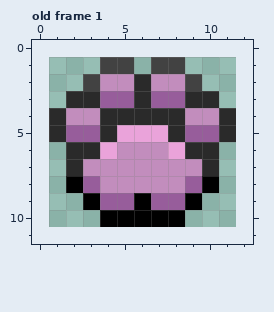
Pixel-art file -- AsepriteFiles/UI/Sound_Slider_Handler.aseprite. The picture above is the old version.
11x10 pixels, 1 frame. Shown: old frame 1. The old version is drawn lined up with the new one, on the new canvas.
The same view after the edit:
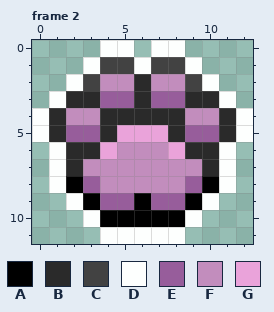
Palette (. is transparent): A #000000  B #2a2a2a  C #424242  D #fdfffe  E #975d9b  F #c28dbd  G #eaa3da
A new or re-ordered frame is compared with the old frame closest to it.
Commit: Recplaced the volume button for a panel. The slider handler now highlights when is focused.
Changes in this commit:
canvas 11x10 -> 13x12, the old top-left corner now at 1,1
frames 1 -> 2
Changed rows in their new state; - is an unchanged pixel.
Frame 2 is new; against old frame 1:
first column x 0:
 0 ----DD-DD----
 1 ---D--D--D---
 2 --D-------D--
 3 -D---------D-
 4 D-----------D
 5 D-----------D
 6 -D---------D-
 7 -D---------D-
 8 -D---------D-
 9 --D-------D--
10 ---D-----D---
11 ----DDDDD----
Pixel boxes of the changes (left, top, right, bottom) in both pictures:
added: (32, 40, 253, 244)
